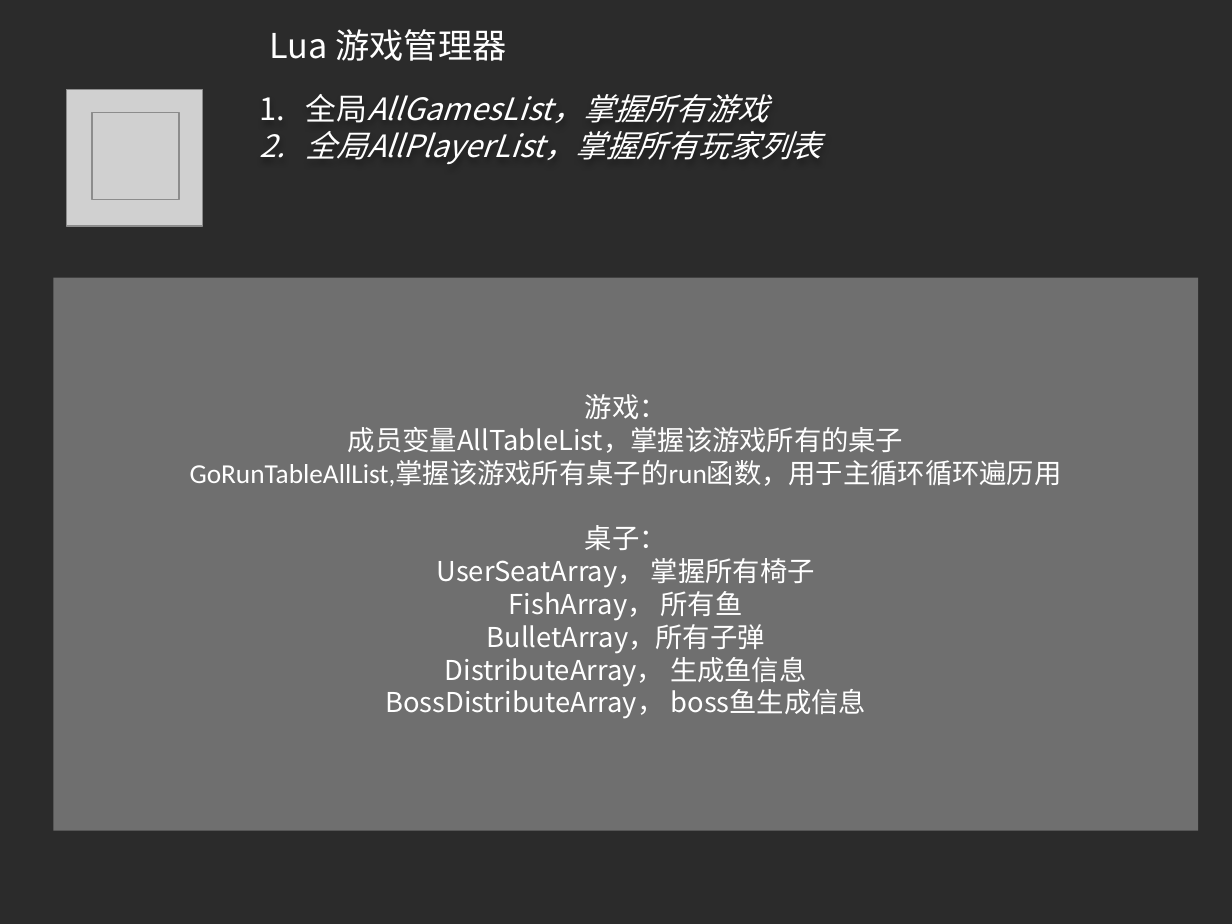
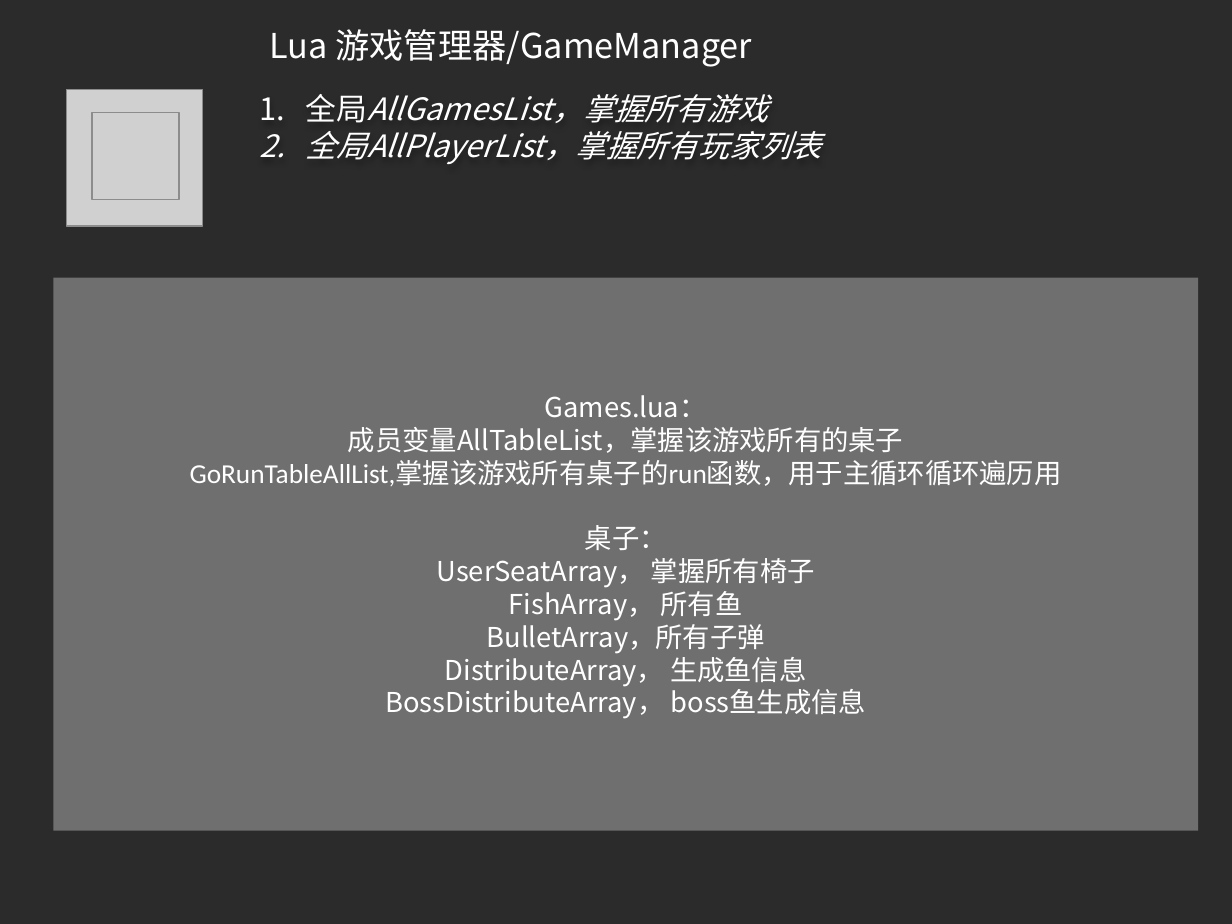
Before and after one commit to zgame/GoLangCode, a slide deck: slide 7 of ServerGameBYLua2/说明文档/服务器架构设计.pptx. Drawn at 1232x924 pixels with LibreOffice and Linux fonts; fonts in the diff are those of the drawing; grey boxes stand for pictures; background and template pictures are left out; a plain dark background stands for a picture behind light text. Boxes give left, top, right and bottom in pixels: in the first picture for what was removed or moved away, otherwise in the second. Text is boxed around its words. In the diff, an @@ line names an element or a change of style, - is before the commit and + after.

```diff
--- a/ServerGameBYLua2/说明文档/服务器架构设计.pptx
+++ b/ServerGameBYLua2/说明文档/服务器架构设计.pptx
@@ title at [269,29,752,67]: text changed @@
-Lua 游戏管理器
+Lua 游戏管理器/GameManager
@@ text in rectangle at [545,395,707,418]: text changed @@
-游戏：
+Games.lua：
```
Also in this commit, not shown: 5 other slides changed, 10 other files.
